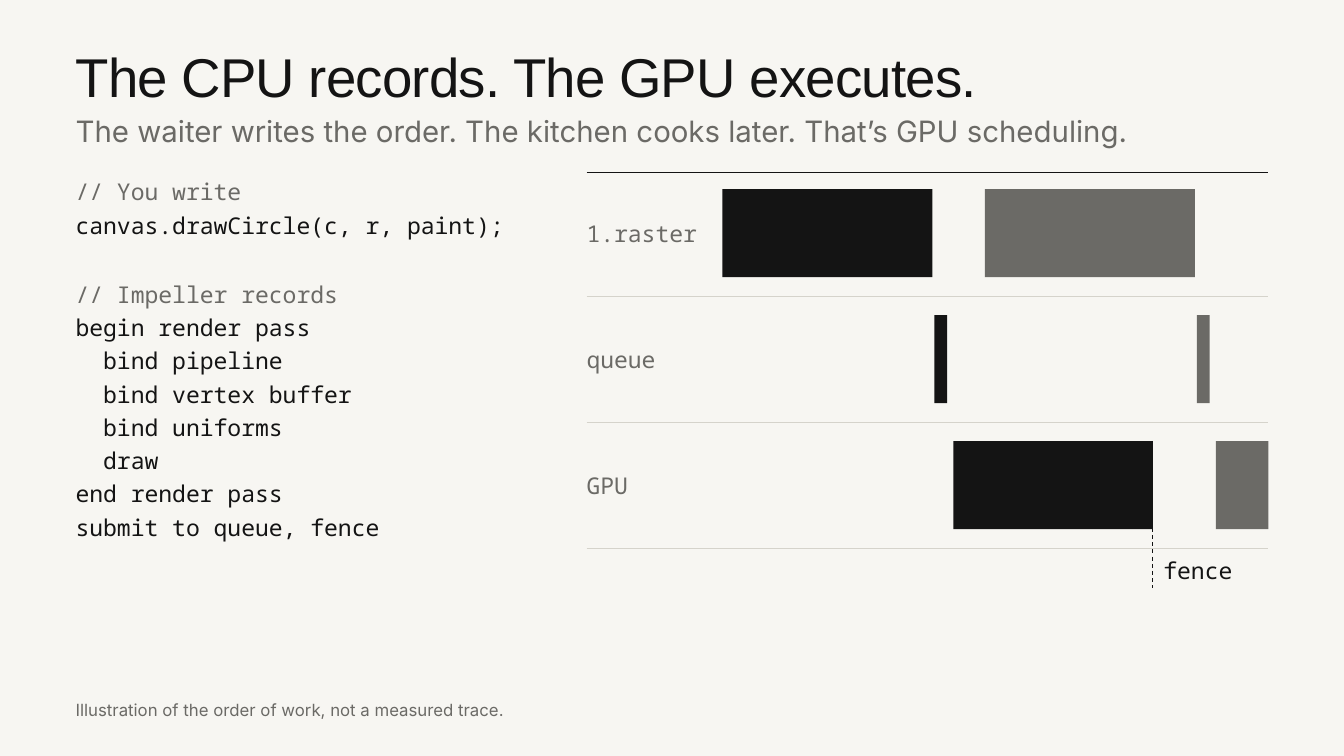
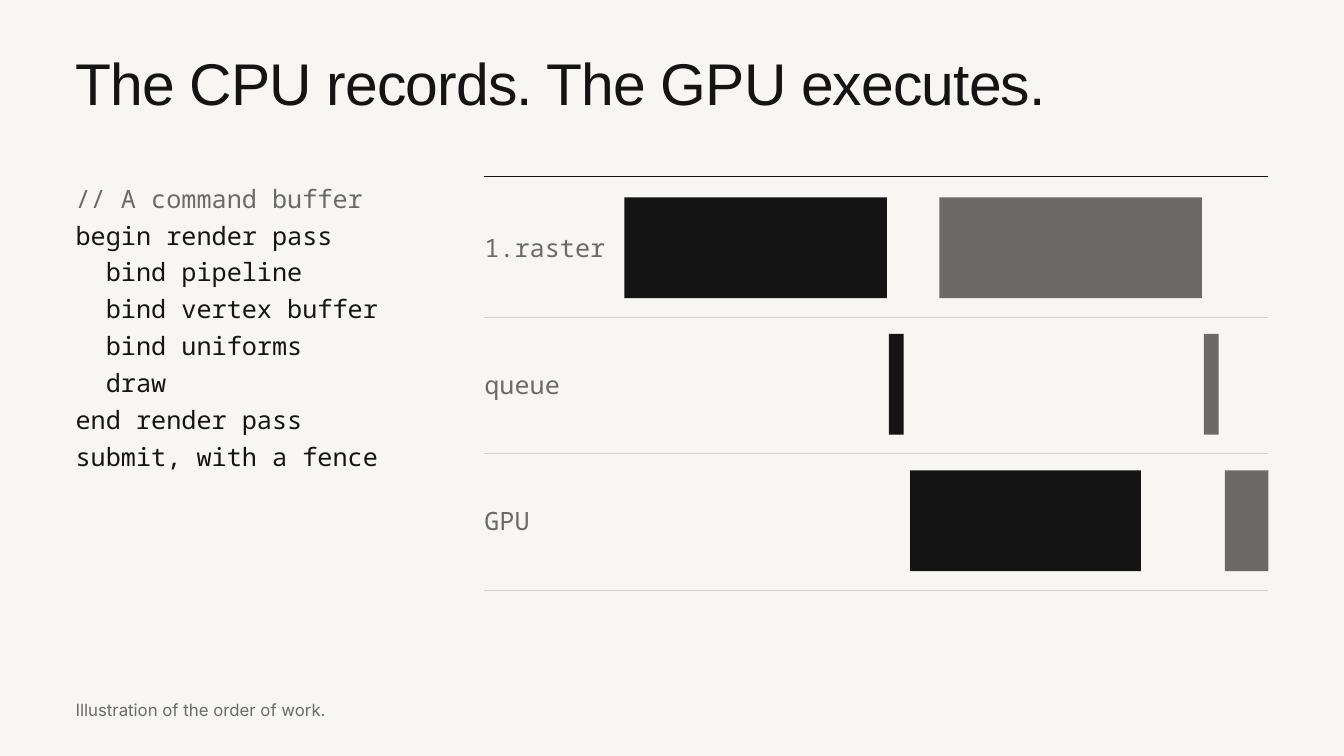
Before and after one commit to cm-collins/fluttercon-demo-app, a slide deck: slide 14 of docs/talk/slides/beyond-skia.pptx (slide 12 before the commit). Drawn at 1344x756 pixels with LibreOffice and Linux fonts; fonts in the diff are those of the drawing; background and template pictures are left out. Boxes give left, top, right and bottom in pixels: in the first picture for what was removed or moved away, otherwise in the second. Text is boxed around its words. In the diff, an @@ line names an element or a change of style, - is before the commit and + after.

```diff
--- a/docs/talk/slides/beyond-skia.pptx
+++ b/docs/talk/slides/beyond-skia.pptx
@@ title "The CPU records. The GPU ..." at [76, 62, 1046, 106]: size 39 to 42 pt @@
@@ text removed at [76, 120, 1127, 149] @@
-The waiter writes the order. The kitchen cooks later. That’s GPU scheduling.
@@ line moved from (587, 172) - (1268, 172) to (485, 176) - (1268, 176) @@
@@ text at [121, 189, 363, 208]: text changed; size 16.5 to 18 pt; text colour #141414 to #6B6A66 @@
-// You write
-canvas.drawCircle(c, r, paint);
-// Impeller records
+// A command buffer
@@ text "1.raster": place and size @@
-text "1.raster" at [587, 225, 697, 242]
+text "1.raster" at [484, 239, 605, 257]
@@ rectangle: place and size @@
-rectangle at [723, 190, 933, 278]
+rectangle at [624, 198, 886, 298]
@@ rectangle: place and size @@
-rectangle at [985, 190, 1195, 278]
+rectangle at [940, 198, 1202, 298]
@@ text at [76, 226, 378, 435]: size 16.5 to 18 pt in "begin render pass", "bind pipeline", "bind vertex buffer", "bind uniforms" and 2 more places; line spacing 1.2 to 1.22 @@
@@ line moved from (587, 296) - (1268, 296) to (485, 318) - (1268, 318) @@
@@ text "queue": place and size @@
-text "queue" at [587, 355, 656, 374]
+text "queue" at [484, 380, 560, 400]
@@ rectangle: place and size @@
-rectangle at [935, 315, 947, 403]
+rectangle at [889, 334, 904, 435]
@@ rectangle: place and size @@
-rectangle at [1198, 315, 1210, 403]
+rectangle at [1204, 334, 1219, 435]
@@ text at [76, 446, 378, 470]: text changed; size 16.5 to 18 pt @@
-submit to queue, fence
+submit, with a fence
@@ line removed from (1153, 442) to (1153, 588) @@
@@ size 16.5 to 18 pt in 3 elements at [484, 239, 605, 257], [484, 380, 560, 400], [484, 512, 529, 530] @@
@@ text "GPU": place and size @@
-text "GPU" at [587, 477, 628, 494]
+text "GPU" at [484, 512, 529, 530]
@@ line moved from (587, 422) - (1268, 422) to (485, 454) - (1268, 454) @@
@@ rectangle: place and size @@
-rectangle at [954, 442, 1153, 530]
+rectangle at [910, 471, 1141, 572]
@@ rectangle: place and size @@
-rectangle at [1216, 442, 1268, 530]
+rectangle at [1225, 471, 1268, 572]
@@ text removed at [1163, 561, 1232, 580] @@
-fence
@@ line moved from (587, 548) - (1268, 548) to (485, 590) - (1268, 590) @@
@@ text at [76, 703, 325, 716]: text changed @@
-Illustration of the order of work, not a measured trace.
+Illustration of the order of work.
```
Also in this commit, not shown: 21 other slides changed, 9 slides added, 5 slides removed, 23 other files.
